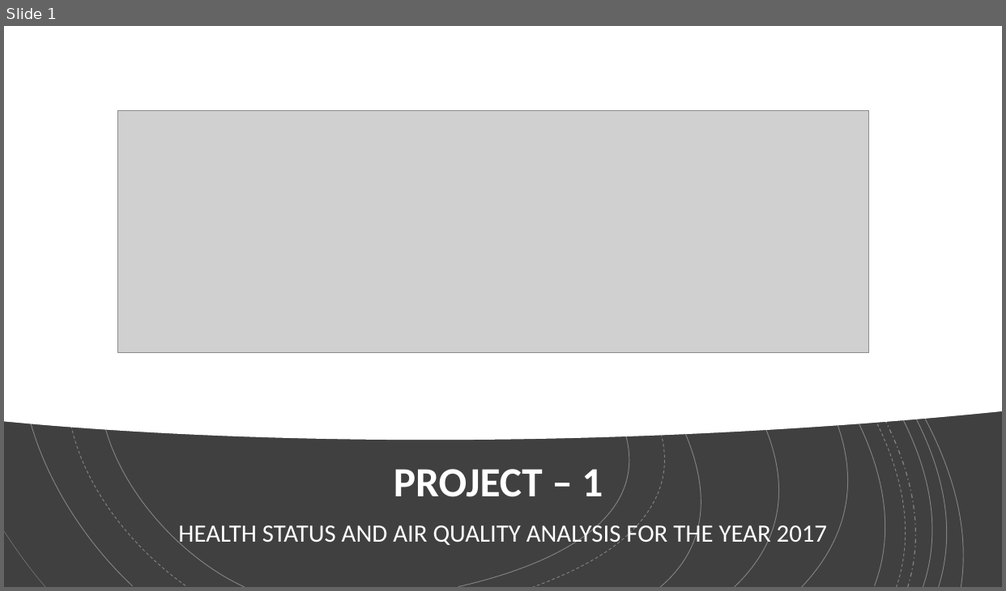
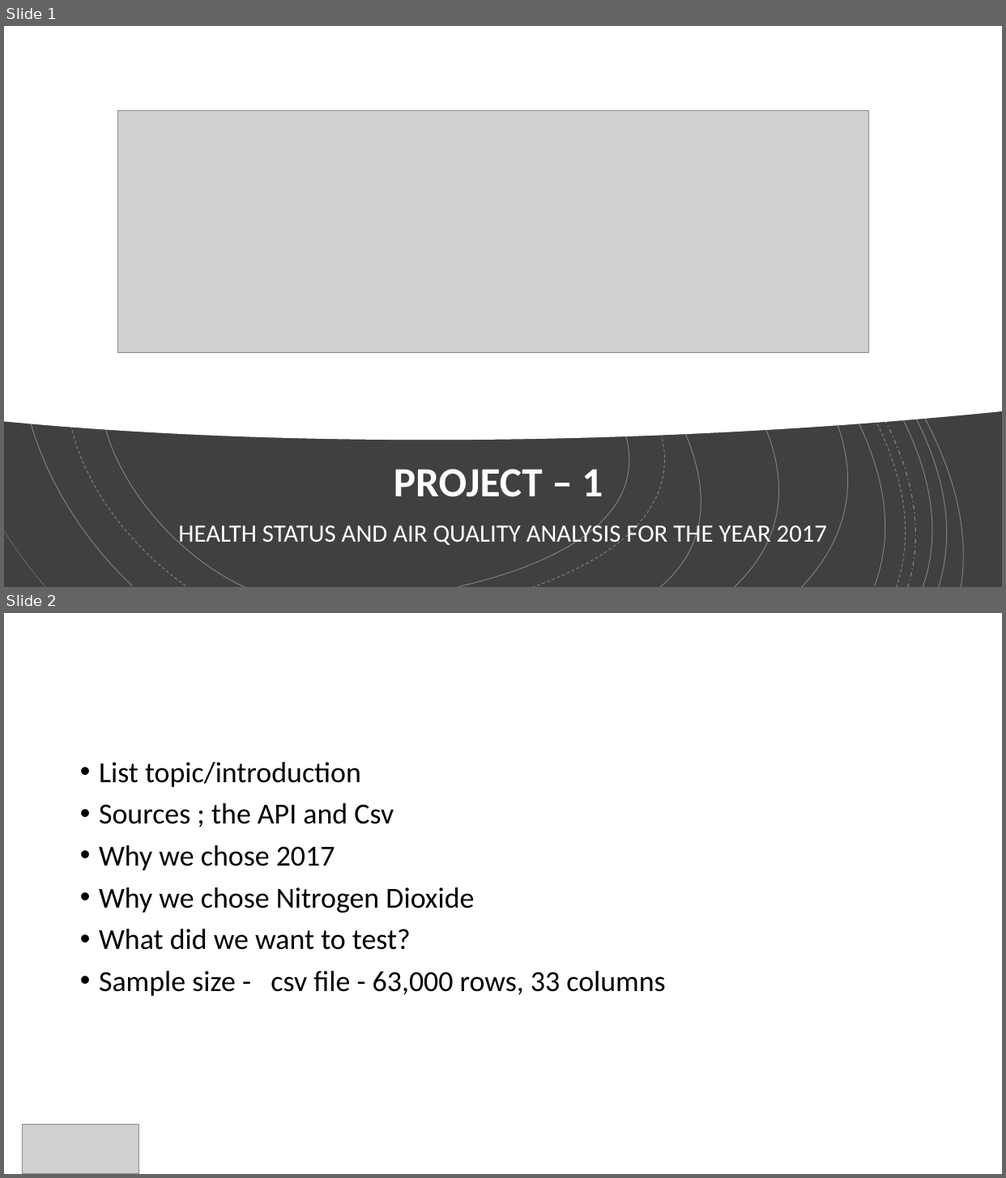
Before and after one commit to BrittLHeth/Project-1-API, a slide deck: Project - Power Point.pptx. Shown one above the other, each under a label of ours: slide 1 before the commit, slides 1 and 2 after it. The pictures are 1006x591 and 1006x1178 pixels, drawn with LibreOffice and Linux fonts; fonts in the diff are those of the drawing; grey boxes stand for pictures. Boxes give left, top, right and bottom in pixels: in the first picture for what was removed or moved away, otherwise in the second. Text is boxed around its words. In the diff, an @@ line names an element or a change of style, - is before the commit and + after.

```diff
--- a/Project - Power Point.pptx
+++ b/Project - Power Point.pptx
@@ slide 2 added at (x1=4, y1=613, x2=1002, y2=1174), background #FFFFFF @@
@@ text added at (x1=99, y1=762, x2=665, y2=996), 28 pt, text #000000 @@
+• List topic/introduction
+• Sources ; the API and Csv
+• Why we chose 2017
+• Why we chose Nitrogen Dioxide
+• What did we want to test?
+• Sample size - csv file - 63,000 rows, 33 columns
@@ picture added at (x1=23, y1=1125, x2=138, y2=1174) @@
```
Also in this commit, not shown: 1 slide changed, 6 other slides added, 1 slide removed.
